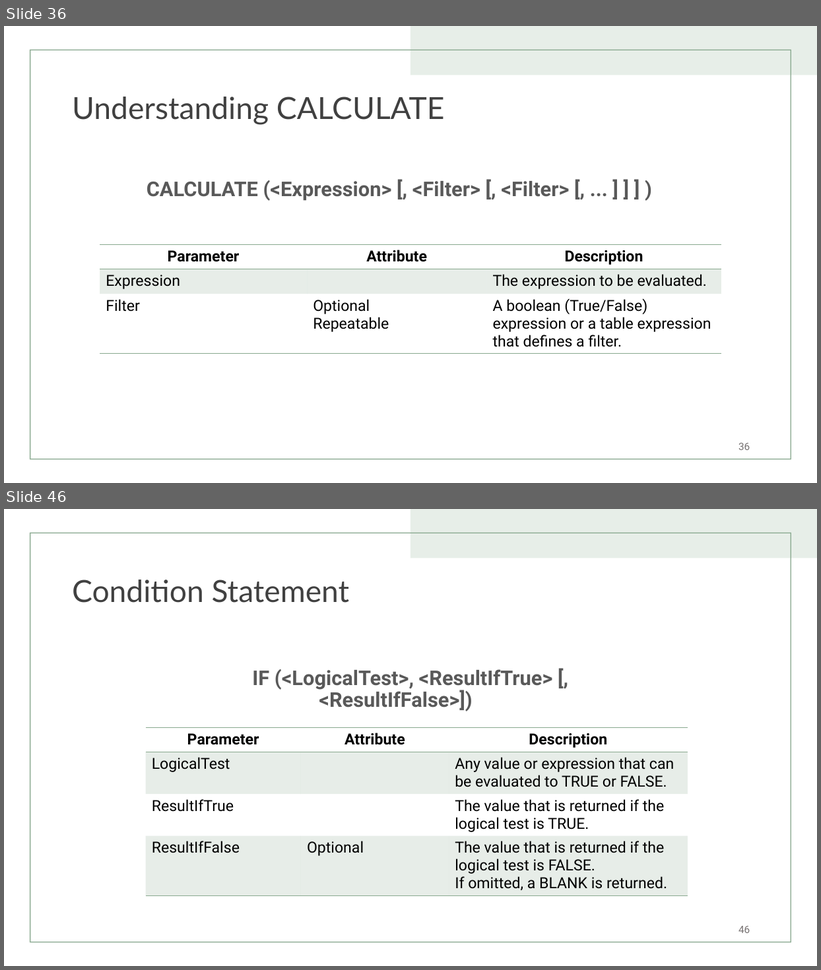
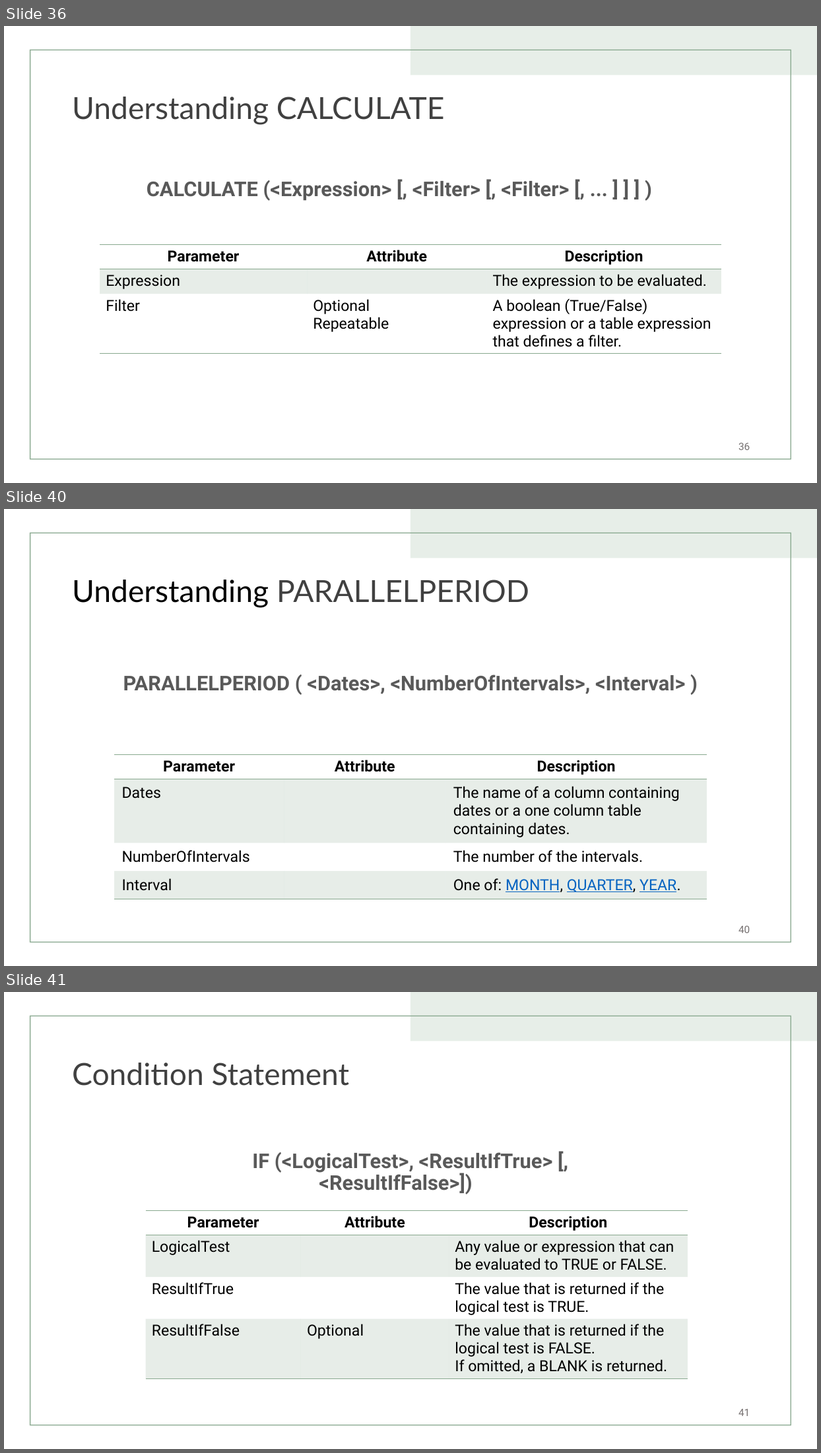
Before and after one commit to TizCloud/DAX-in-A-Day, a slide deck: Data Analysis Expression (DAX) for Power BI - Update.pptx. Shown one above the other, each under a label of ours: slides 36 and 46 before the commit, slides 36, 40 and 41 after it; the slides between them are not shown. The pictures are 821x970 and 821x1453 pixels, drawn with LibreOffice and Linux fonts; fonts in the diff are those of the drawing. Boxes give left, top, right and bottom in pixels: in the first picture for what was removed or moved away, otherwise in the second. Text is boxed around its words. In the diff, an @@ line names an element or a change of style, - is before the commit and + after.

```diff
--- a/Data Analysis Expression (DAX) for Power BI - Update.pptx
+++ b/Data Analysis Expression (DAX) for Power BI - Update.pptx
@@ slide 40 added at bbox=[4, 509, 817, 966], background #FFFFFF; not listed: 2 template elements that a slide beside it also shows @@
@@ title added at bbox=[72, 580, 529, 608], 36 pt, text #404040 @@
+Understanding PARALLELPERIOD
@@ text added at bbox=[123, 675, 685, 694], 24 pt, text #595959, bold @@
+PARALLELPERIOD ( <Dates>, <NumberOfIntervals>, <Interval> )
@@ table added at bbox=[114, 755, 707, 895], 4 rows, 3 columns @@
+Parameter | Attribute | Description
+Dates |  | The name of a column containing dates or a one column table containing dates.
+NumberOfIntervals |  | The number of the intervals.
+Interval |  | One of: MONTH, QUARTER, YEAR.
@@ page number added at bbox=[739, 926, 750, 933], 12 pt, text #767171 @@
+40
@@ what was slide 46 is now slide 41 @@
@@ page number at bbox=[739, 1409, 750, 1416]: text changed @@
-46
+41
```
Also in this commit, not shown: 6 slides changed, 4 other slides added, 29 slides removed.
